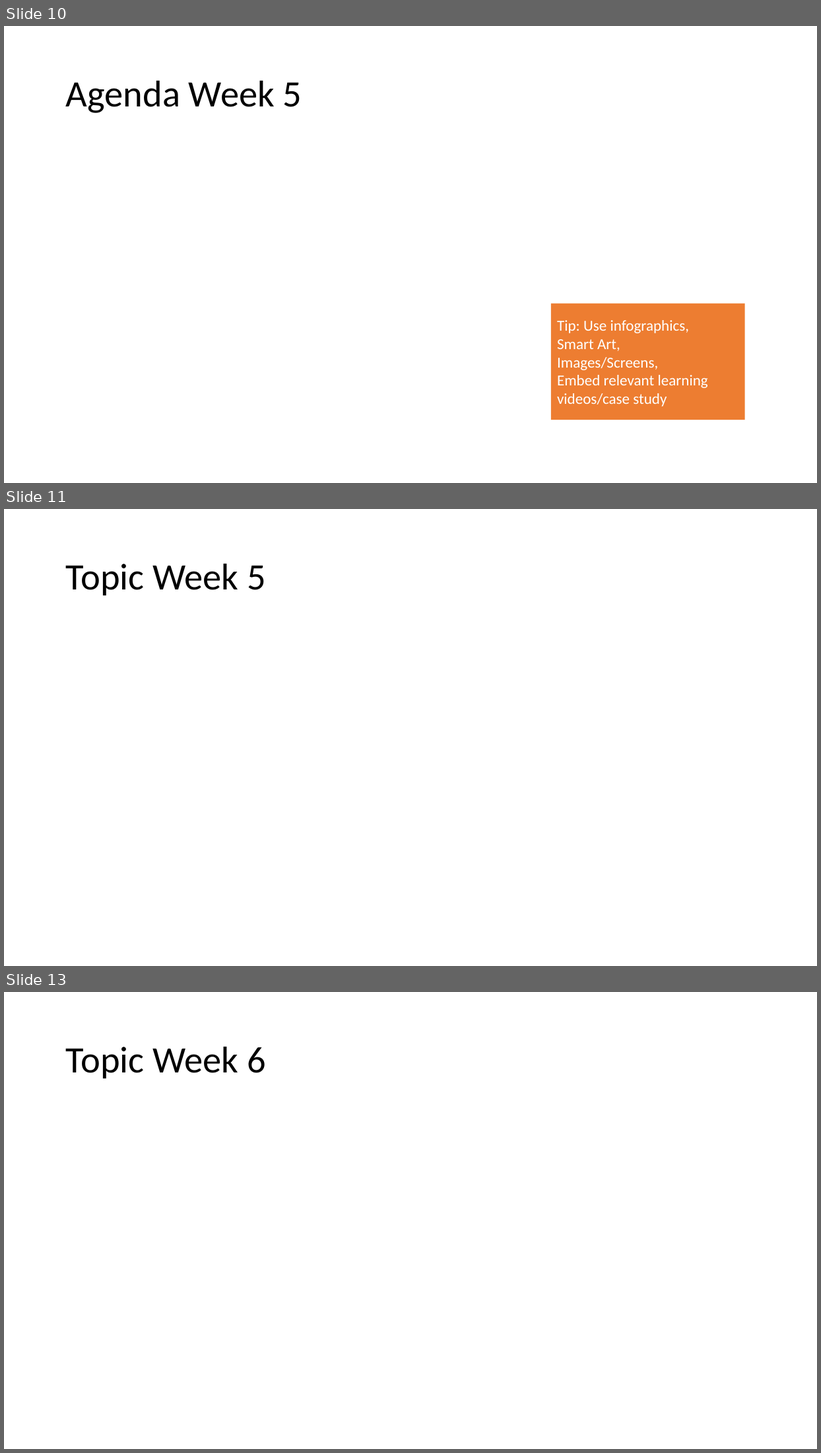
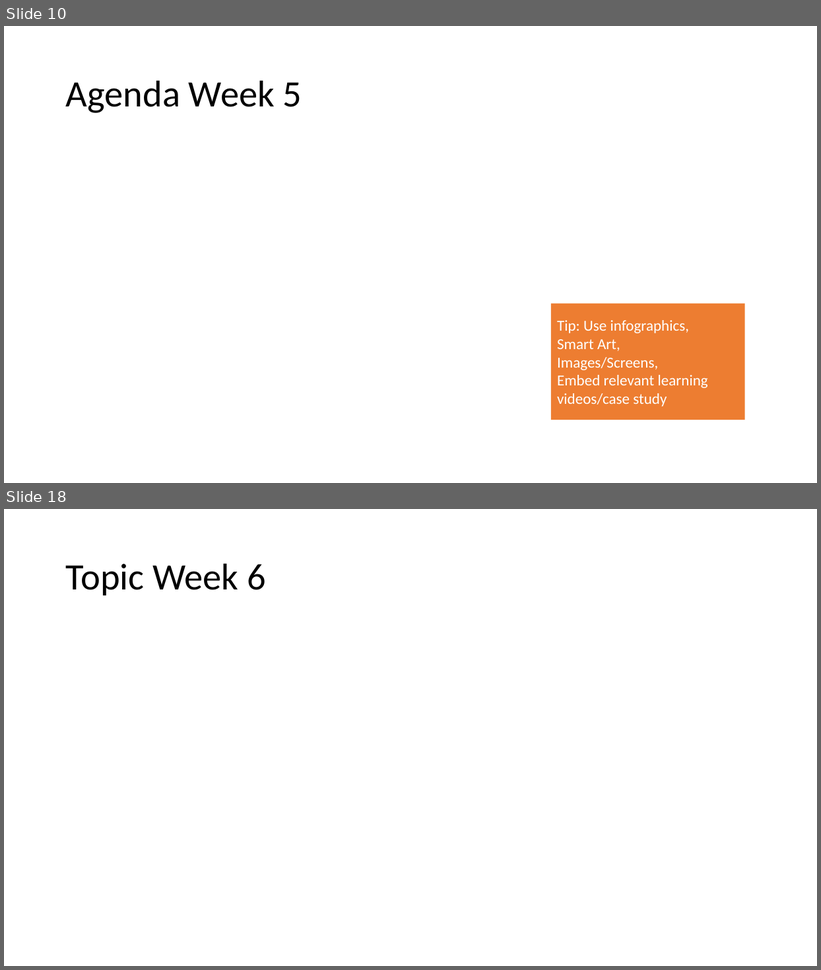
Before and after one commit to spoorthiempowher/Empowher-Curriculum, a slide deck: Angular/EmpowHer - Tech Curriculum.pptx. Shown one above the other, each under a label of ours: slides 10, 11 and 13 before the commit, slides 10 and 18 after it; the slides between them are not shown. The pictures are 821x1453 and 821x970 pixels, drawn with LibreOffice and Linux fonts; fonts in the diff are those of the drawing. Boxes give left, top, right and bottom in pixels: in the first picture for what was removed or moved away, otherwise in the second. Text is boxed around its words. In the diff, an @@ line names an element or a change of style, - is before the commit and + after.

Commit message:
updated week 5 contents.

```diff
--- a/Angular/EmpowHer - Tech Curriculum.pptx
+++ b/Angular/EmpowHer - Tech Curriculum.pptx
@@ slide 11 removed at [4, 509, 817, 966], background #FFFFFF @@
@@ title removed at [66, 563, 266, 595] @@
-Topic Week 5
@@ what was slide 13 is now slide 18 @@
```
Also in this commit, not shown: 7 slides added, 1 other slide removed.
